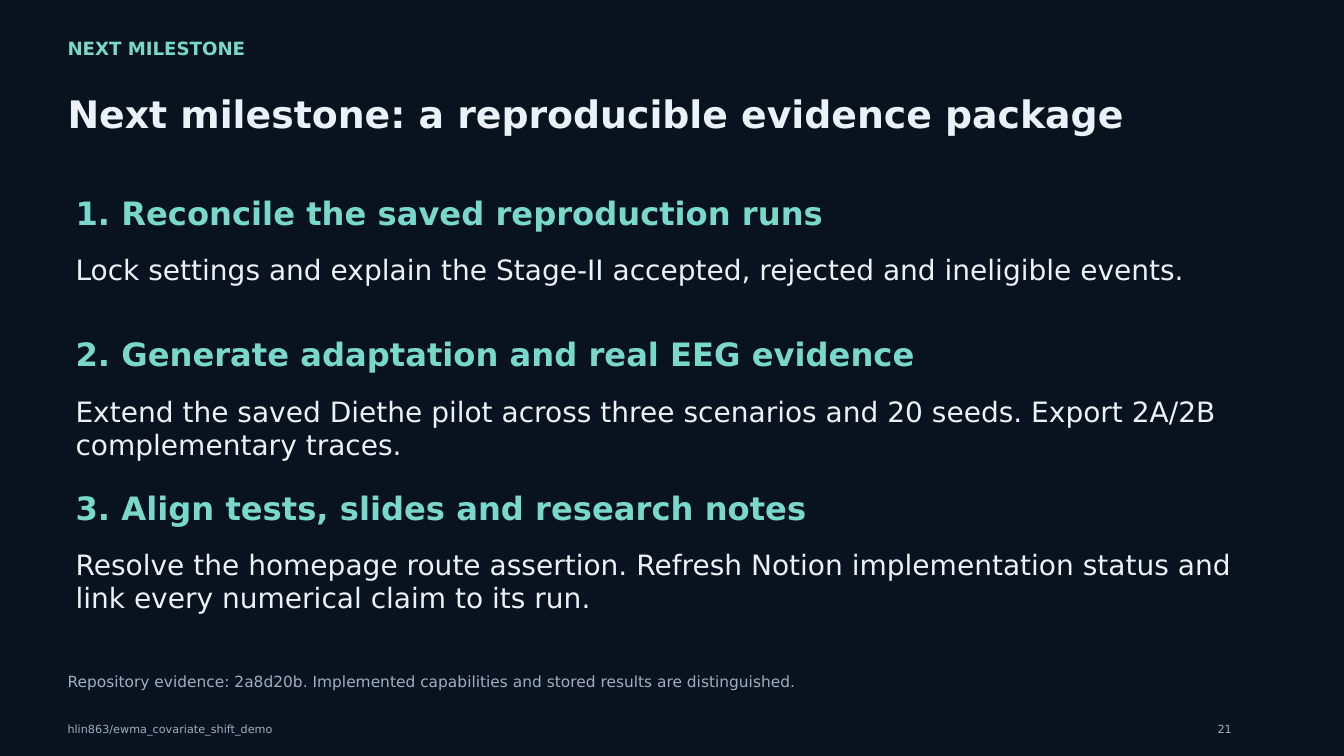
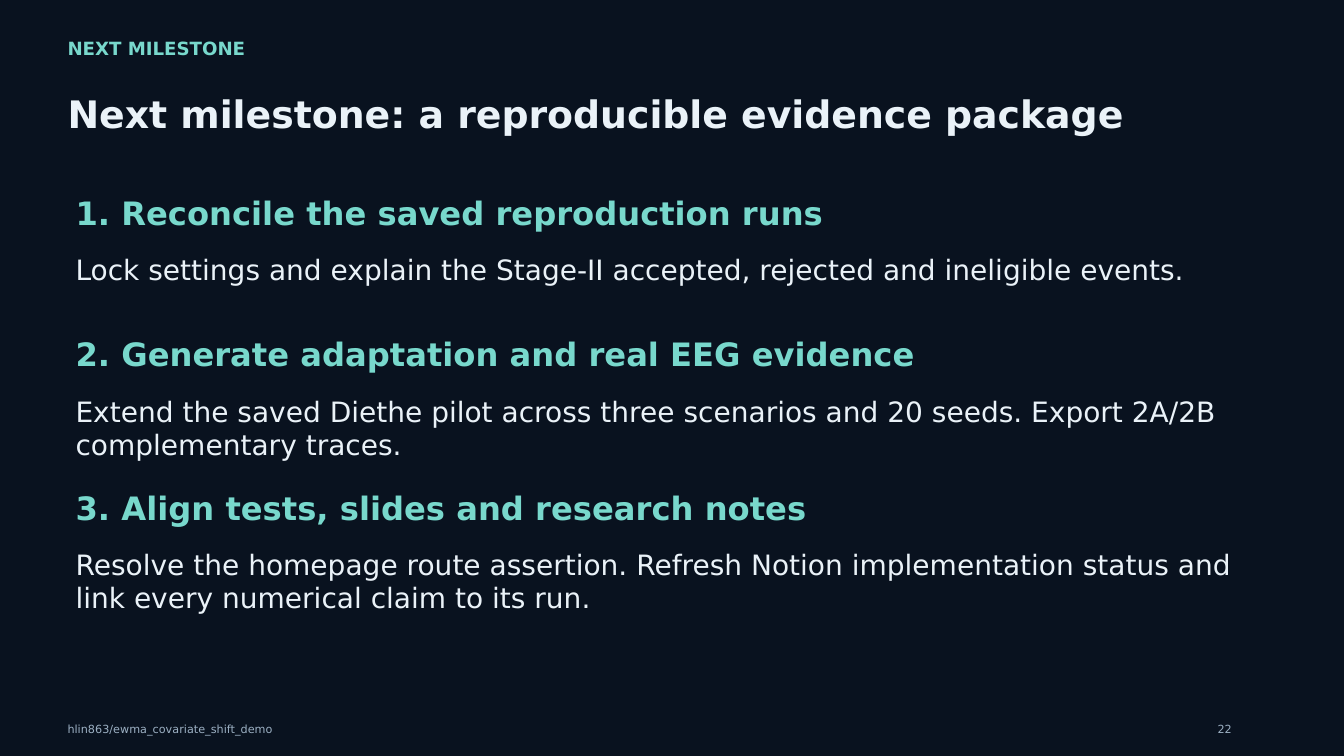
Before and after one commit to hlin863/ewma_covariate_shift_demo, a slide deck: slide 22 of presentations/EWMA_Covariate_Shift_Progress_Review_Haocheng_Lin.pptx (slide 21 before the commit). Drawn at 1344x756 pixels with LibreOffice and Linux fonts; fonts in the diff are those of the drawing. Boxes give left, top, right and bottom in pixels: in the first picture for what was removed or moved away, otherwise in the second. Text is boxed around its words. In the diff, an @@ line names an element or a change of style, - is before the commit and + after.

```diff
--- a/presentations/EWMA_Covariate_Shift_Progress_Review_Haocheng_Lin.pptx
+++ b/presentations/EWMA_Covariate_Shift_Progress_Review_Haocheng_Lin.pptx
@@ text removed at [68,675,795,690] @@
-Repository evidence: 2a8d20b. Implemented capabilities and stored results are distinguished.
```
Also in this commit, not shown: 11 other slides changed, 1 slide added.
